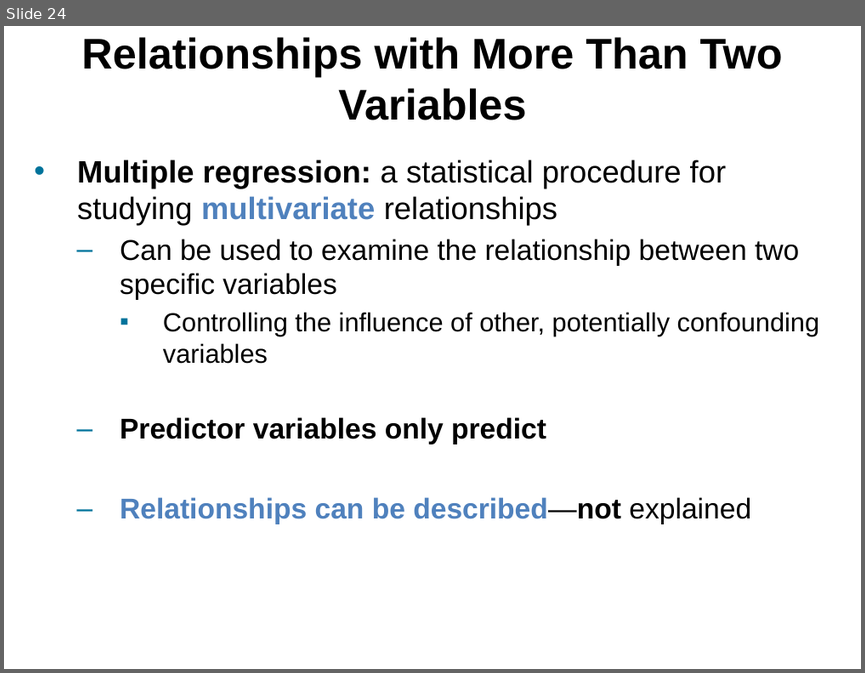
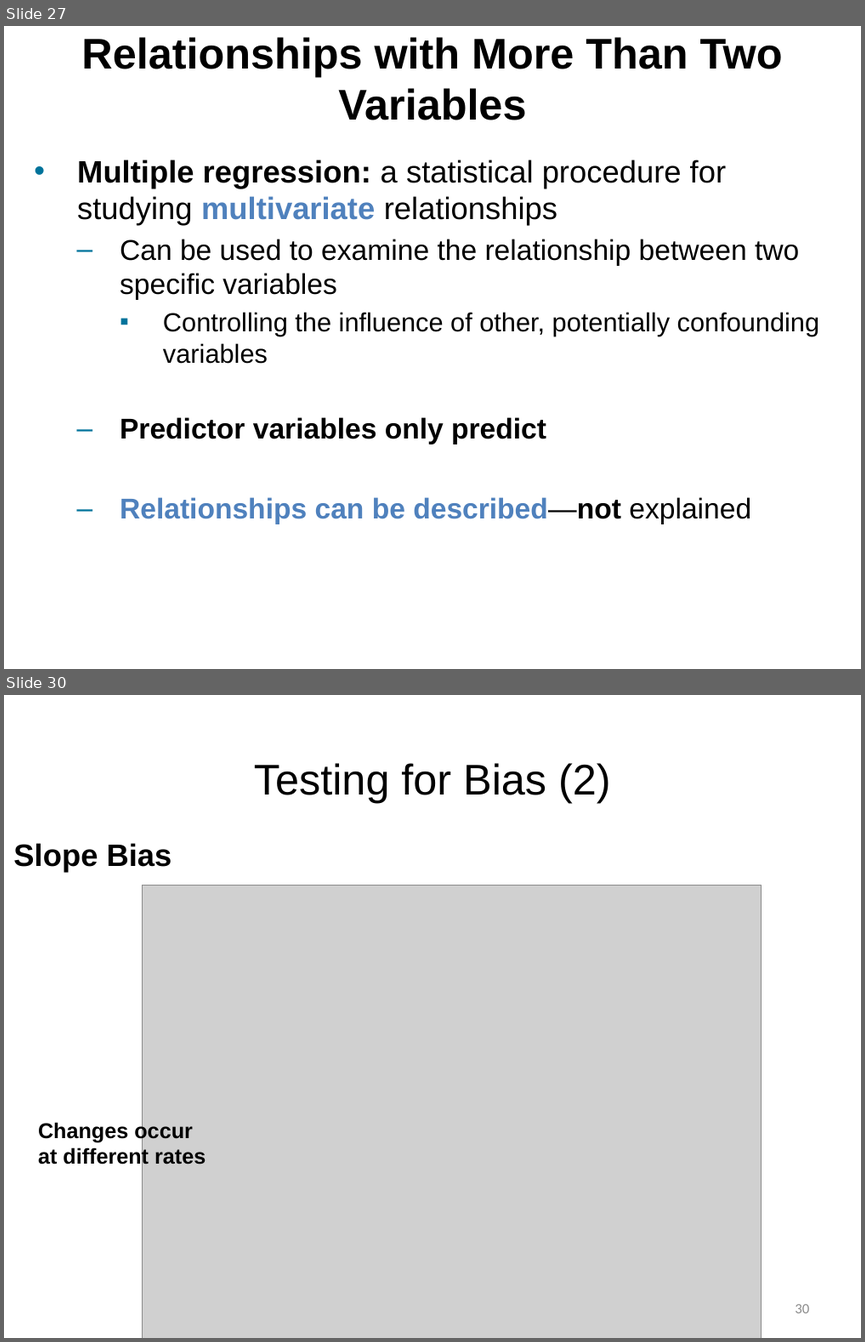
Before and after one commit to npm27/Teaching-Materials, a slide deck: Research Methods/Slides/Chapter 12.pptx. Shown one above the other, each under a label of ours: slide 24 before the commit, slides 27 and 30 after it; the slides between them are not shown. The pictures are 865x673 and 865x1342 pixels, drawn with LibreOffice and Linux fonts; fonts in the diff are those of the drawing; grey boxes stand for pictures. Boxes give left, top, right and bottom in pixels: in the first picture for what was removed or moved away, otherwise in the second. Text is boxed around its words. In the diff, an @@ line names an element or a change of style, - is before the commit and + after.

```diff
--- a/Research Methods/Slides/Chapter 12.pptx
+++ b/Research Methods/Slides/Chapter 12.pptx
@@ slide 30 added at (x1=4, y1=695, x2=861, y2=1338), background #FFFFFF @@
@@ title added at (x1=254, y1=763, x2=611, y2=803), 36 pt, text #000000 @@
+Testing for Bias (2)
@@ text added at (x1=13, y1=843, x2=172, y2=873), 26 pt, text #000000, bold @@
+Slope Bias
@@ picture added at (x1=142, y1=885, x2=760, y2=1338) @@
@@ text added at (x1=38, y1=1121, x2=205, y2=1168), 18 pt, text #000000, bold @@
+Changes occur at different rates
@@ page number added at (x1=794, y1=1304, x2=809, y2=1313), 12 pt, text #8C8C8C @@
+30
@@ what was slide 24 is now slide 27 @@
```
Also in this commit, not shown: 6 slides changed, 8 other slides added, 2 slides removed, 1 other file.
